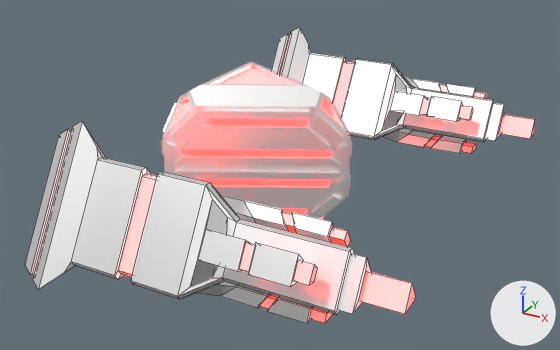
The FBX model SpaceInvader/Blends/FinalBoss_2.fbx as it was, and as the next commit left it.
Rendered twice from a 50 mm camera at (8.78, -14.72, 6.81) aimed at (0.96, -0.48, -0.31). Lighting does not change. The marker at lower right points along +X, +Y and +Z. Mesh edges are drawn as thin lines on the coarser meshes.

In view in the first picture: 'FinalBossHead', 'TurretLeft', 'TurretRight'.
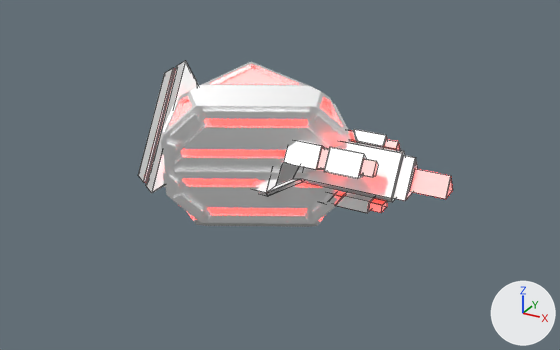
Location of each change, (x1, y1, x2, y2) in pixels of the pictures (560 x 350 px):
'TurretRight', mesh moved: before (25, 121, 416, 323); after (140, 61, 453, 213)
'TurretLeft', mesh moved: before (271, 27, 535, 154); after (138, 62, 448, 213)

The change, as a list of edits to the scene's bpy script:
```text
Change me_cylinder_001:
    where me_cylinder_001.from_pydata(...)  # 198 vertices, 194 faces; spans x -1.76..5.51, y 2.79..6.03, z -0.95..1.87
    used by ob_turretleft; location = (0.0, 0.0, 0.0)
    me_cylinder_001 part 2: the whole mesh is moved by (-0.76, -4.42, 0.0)
Change me_cylinder_004:
    where me_cylinder_004.from_pydata(...)  # 198 vertices, 194 faces; spans x -1.76..5.51, y -6.03..-2.79, z -0.95..1.87
    used by ob_turretright; location = (0.0, 0.0, 0.0)
    me_cylinder_004 part 1: the whole mesh is moved by (-0.76, 4.42, 0.0)
```
